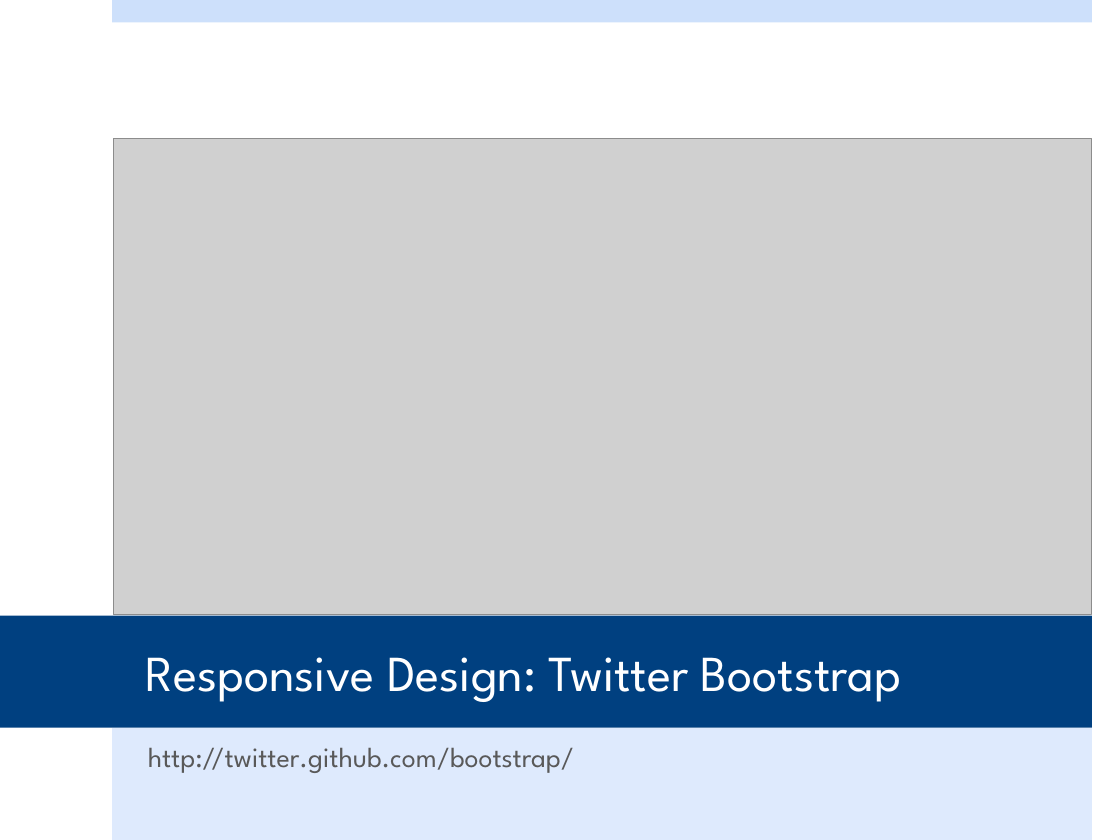
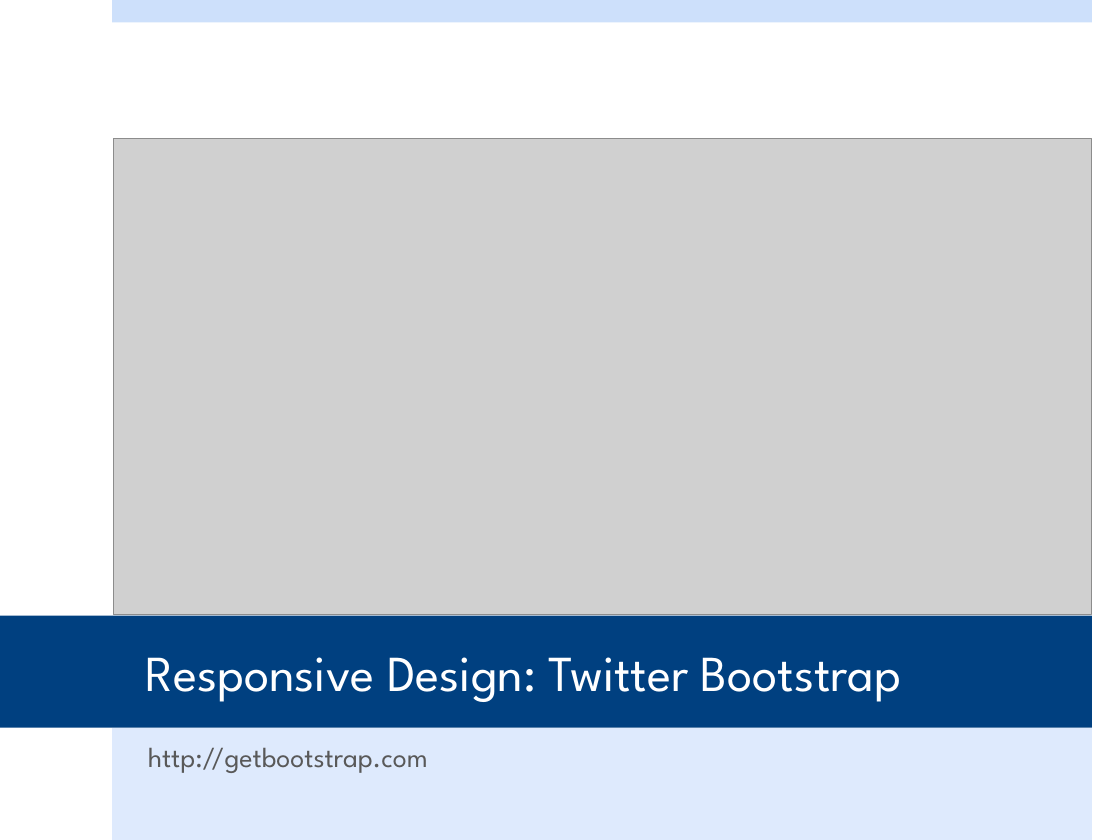
Before and after one commit to steven-king/j586, a slide deck: slide 19 of _classes/01_css/css_bootcamp/CSS Bootcamp.pptx. Drawn at 1120x840 pixels with LibreOffice and Linux fonts; fonts in the diff are those of the drawing; grey boxes stand for pictures. Boxes give left, top, right and bottom in pixels: in the first picture for what was removed or moved away, otherwise in the second. Text is boxed around its words. In the diff, an @@ line names an element or a change of style, - is before the commit and + after.

Commit message:
update ppt

```diff
--- a/_classes/01_css/css_bootcamp/CSS Bootcamp.pptx
+++ b/_classes/01_css/css_bootcamp/CSS Bootcamp.pptx
@@ subtitle at [148,747,428,773]: text changed @@
-http://twitter.github.com/bootstrap/
+http://getbootstrap.com
```
Also in this commit, not shown: 1 other slide changed.
